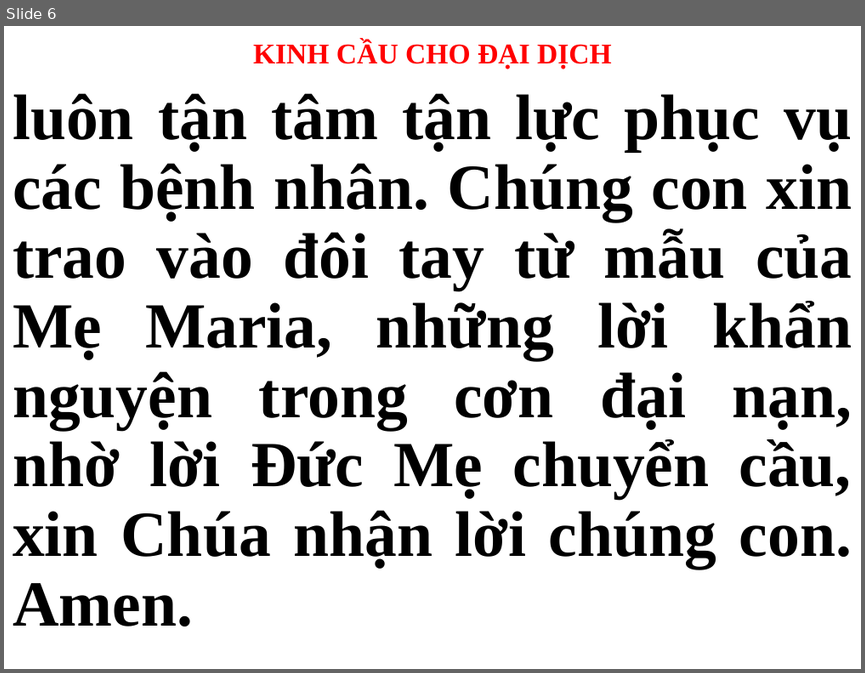
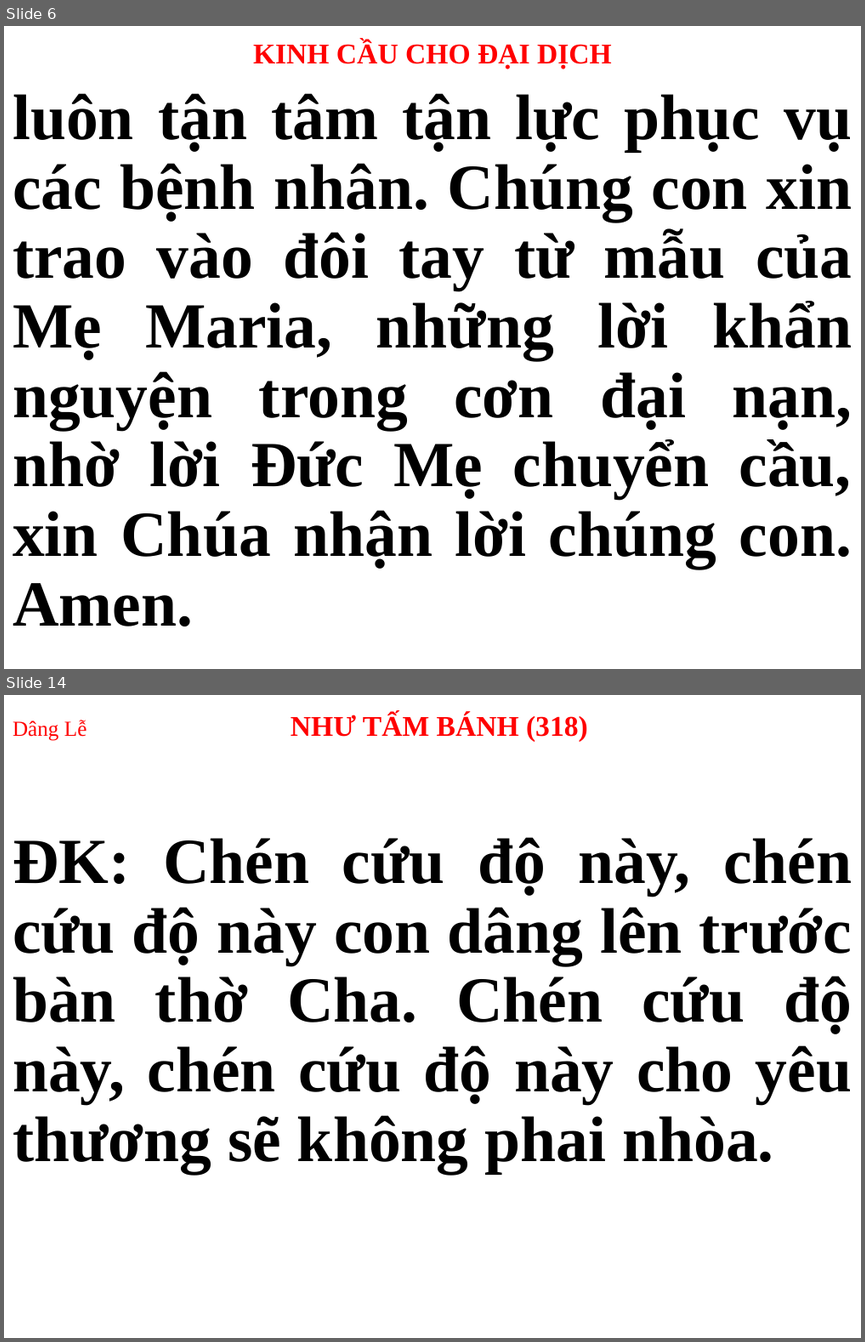
Before and after one commit to webfullstack99/usb-songs, a slide deck: Thứ 3.pptx. Shown one above the other, each under a label of ours: slide 6 before the commit, slides 6 and 14 after it; the slides between them are not shown. The pictures are 865x673 and 865x1342 pixels, drawn with LibreOffice and Linux fonts; fonts in the diff are those of the drawing. Boxes give left, top, right and bottom in pixels: in the first picture for what was removed or moved away, otherwise in the second. Text is boxed around its words. In the diff, an @@ line names an element or a change of style, - is before the commit and + after.

```diff
--- a/Thứ 3.pptx
+++ b/Thứ 3.pptx
@@ slide 14 added at (4,695,861,1338), background #FFFFFF @@
@@ title added at (12,713,588,741), 24 pt, text #FF0000, bold @@
+Dâng Lễ NHƯ TẤM BÁNH (318)
@@ subtitle added at (12,837,851,1174), 54 pt, text #000000, bold @@
+ĐK: Chén cứu độ này, chén cứu độ này con dâng lên trước bàn thờ Cha. Chén cứu độ này, chén cứu độ này cho yêu thương sẽ không phai nhòa.
```
Also in this commit, not shown: 2 slides changed, 14 other slides added, 14 slides removed.
